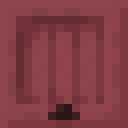
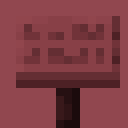
Before/after of a (128, 128) layered artwork. What changed in the layer stack:
masked "Layer" over 0, 0, 128, 128
showed "pale_oak_sign.png" over 16, 16, 120, 128
hid "applewood_trapdoor.png" over 0, 0, 128, 128
